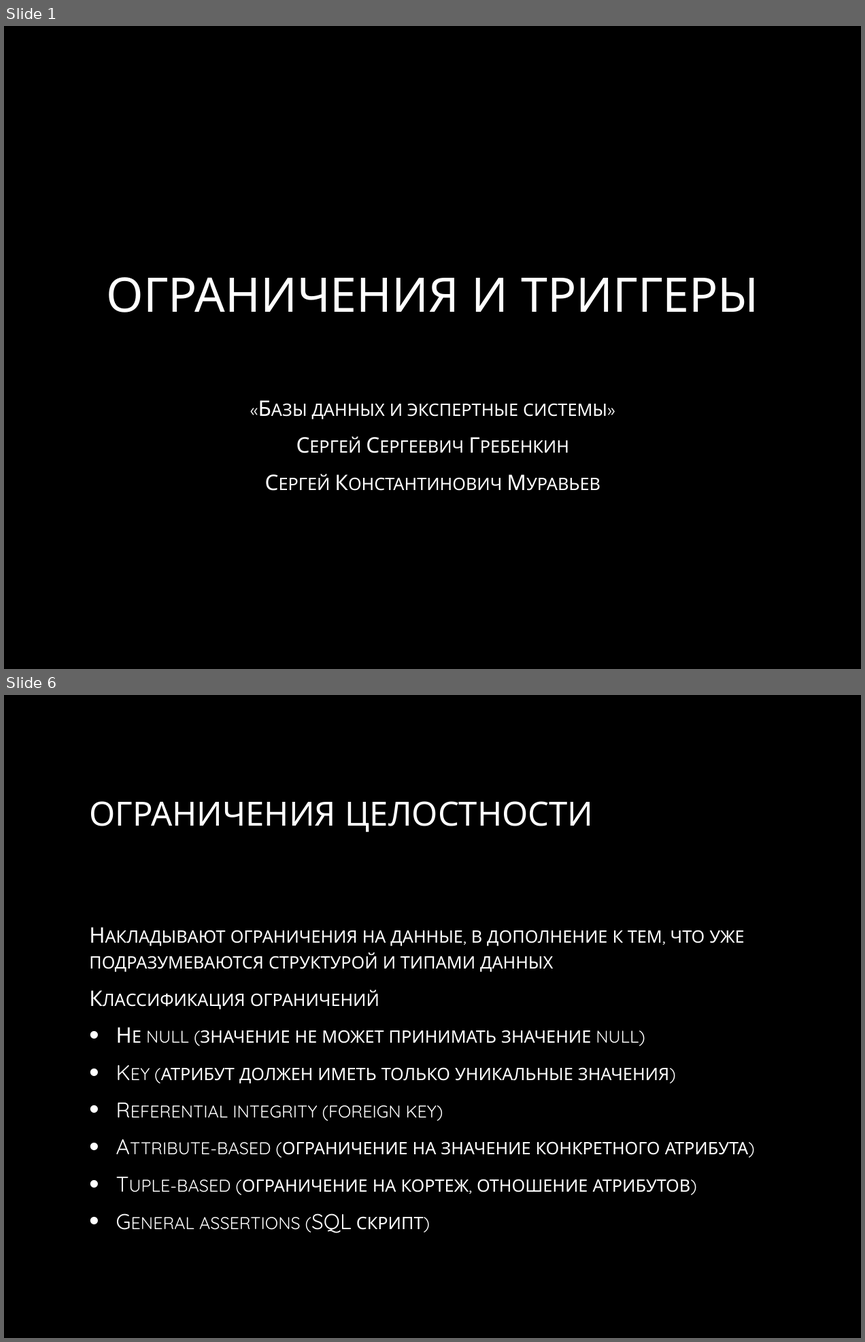
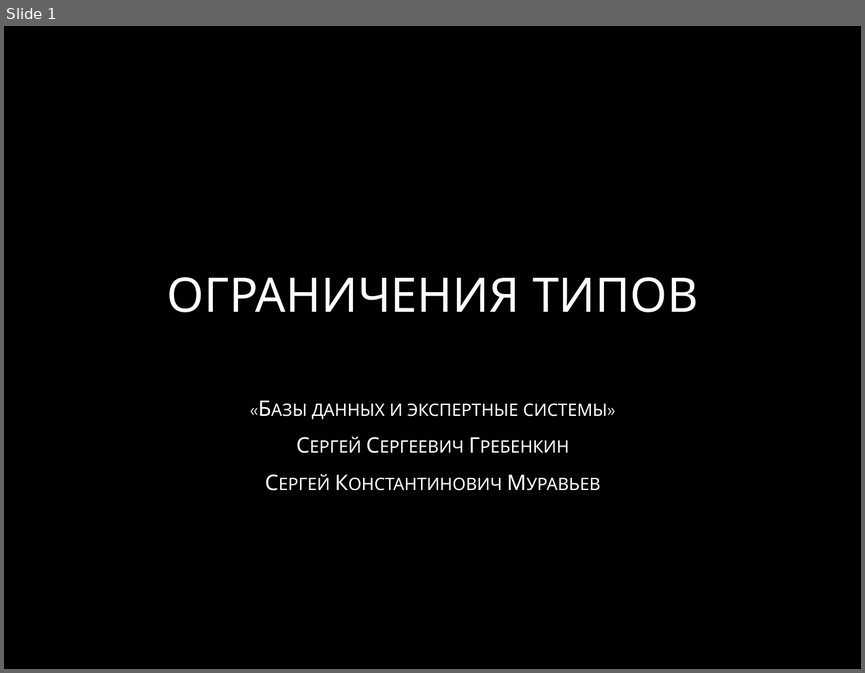
Before and after one commit to smurav/db13-14, a slide deck: sql/lectures/13_constraints_and_triggers.pptx. Shown one above the other, each under a label of ours: slides 1 and 6 before the commit, slide 1 after it; the slides between them are not shown. The pictures are 865x1342 and 865x673 pixels, drawn with LibreOffice and Linux fonts; fonts in the diff are those of the drawing; background and template pictures are left out. Boxes give left, top, right and bottom in pixels: in the first picture for what was removed or moved away, otherwise in the second. Text is boxed around its words. In the diff, an @@ line names an element or a change of style, - is before the commit and + after.

```diff
--- a/sql/lectures/13_constraints_and_triggers.pptx
+++ b/sql/lectures/13_constraints_and_triggers.pptx
@@ slide 6 removed at box(4, 695, 861, 1338), background picture (left out) @@
@@ title removed at box(89, 801, 593, 832) @@
-ОГРАНИЧЕНИЯ ЦЕЛОСТНОСТИ
@@ text removed at box(89, 930, 748, 1233) @@
-Накладывают ограничения на данные, в дополнение к тем, что уже подразумеваются структурой и типами данных
-Классификация ограничений
-• Не null (значение не может принимать значение null)
-• Key (атрибут должен иметь только уникальные значения)
-• Referential integrity (foreign key)
-• Attribute-based (ограничение на значение конкретного атрибута)
-• Tuple-based (ограничение на кортеж, отношение атрибутов)
-• General assertions (SQL скрипт)
@@ slide 1 changed as well @@
@@ title at box(167, 277, 698, 312): text changed @@
-ОГРАНИЧЕНИЯ И ТРИГГЕРЫ
+ОГРАНИЧЕНИЯ ТИПОВ
```
Also in this commit, not shown: 1 other slide changed, 10 slides added, 8 other slides removed.
